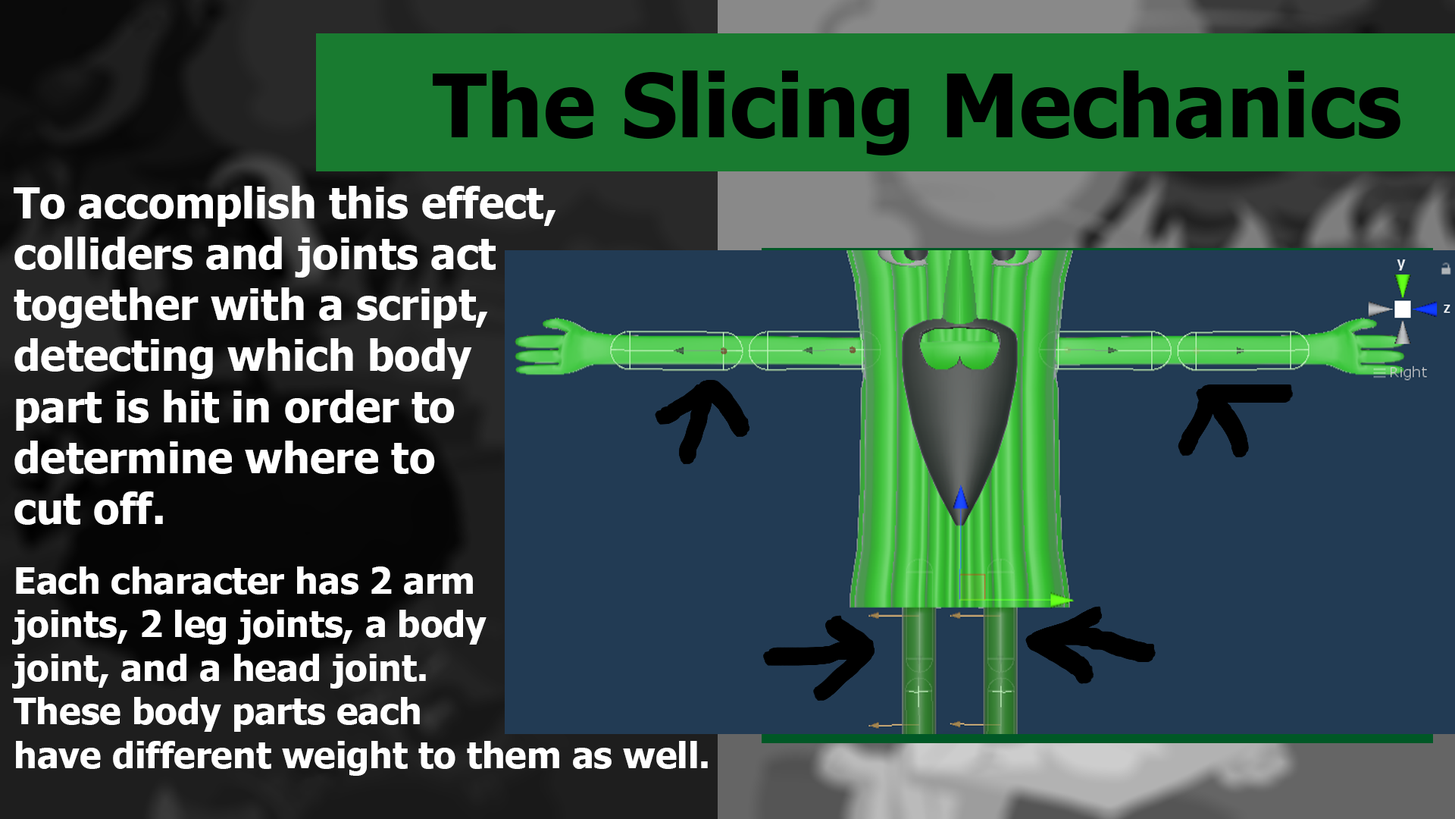
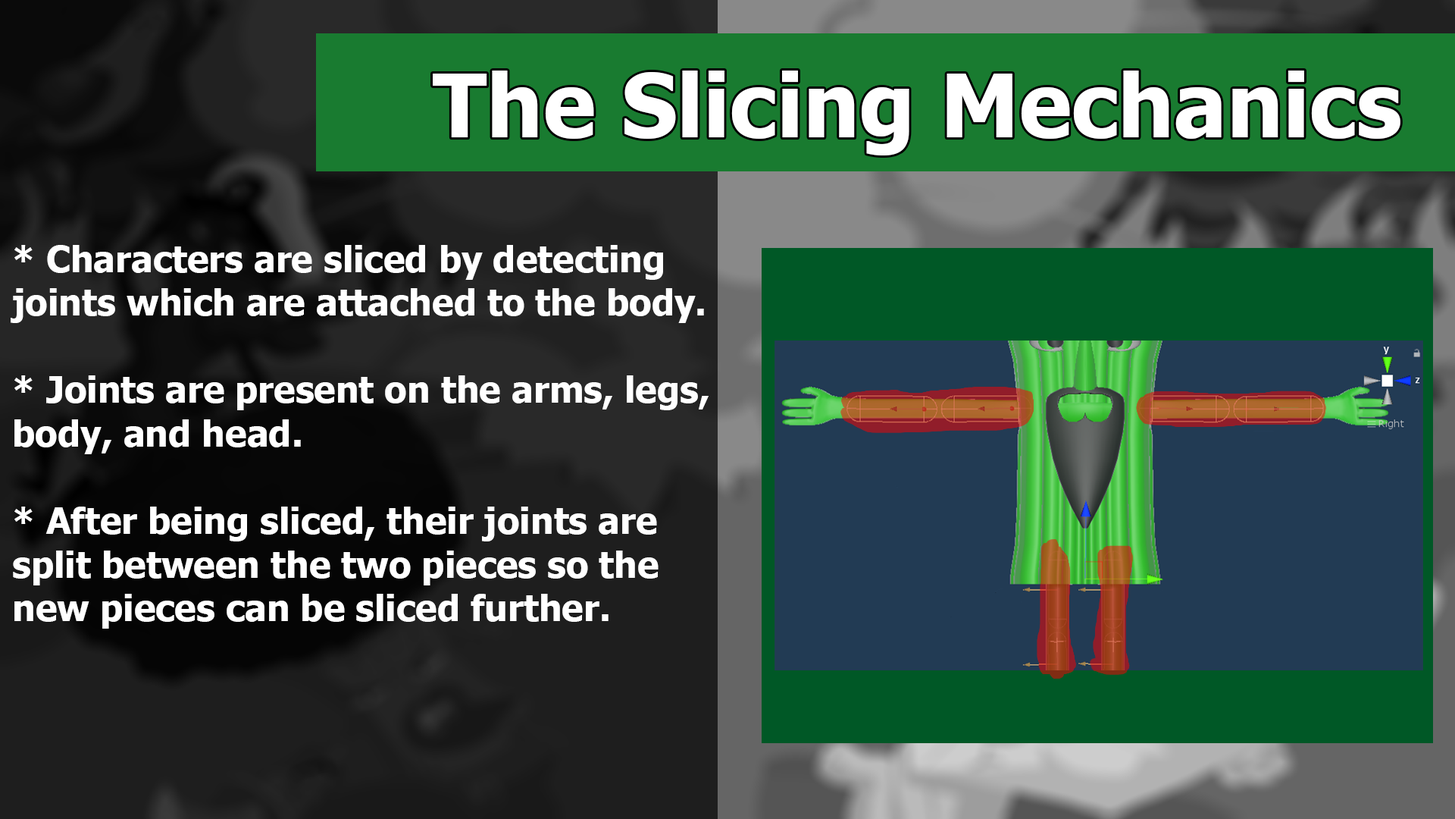
Before/after of a 1455x819 layered artwork. What changed in the layer stack:
renamed "Each character has 2 arm joints, 2 leg joints, a body joint, an" to "* Characters are sliced by detecting joints which are attached", painted on it over [10, 244, 709, 776]
removed layer "To accomplish this effect, colliders and joints act together wi" over [13, 185, 557, 525]
painted on "Layer 1" over [504, 250, 1455, 734]
painted on "The Slicing Mechanics" over [432, 70, 1401, 156]
